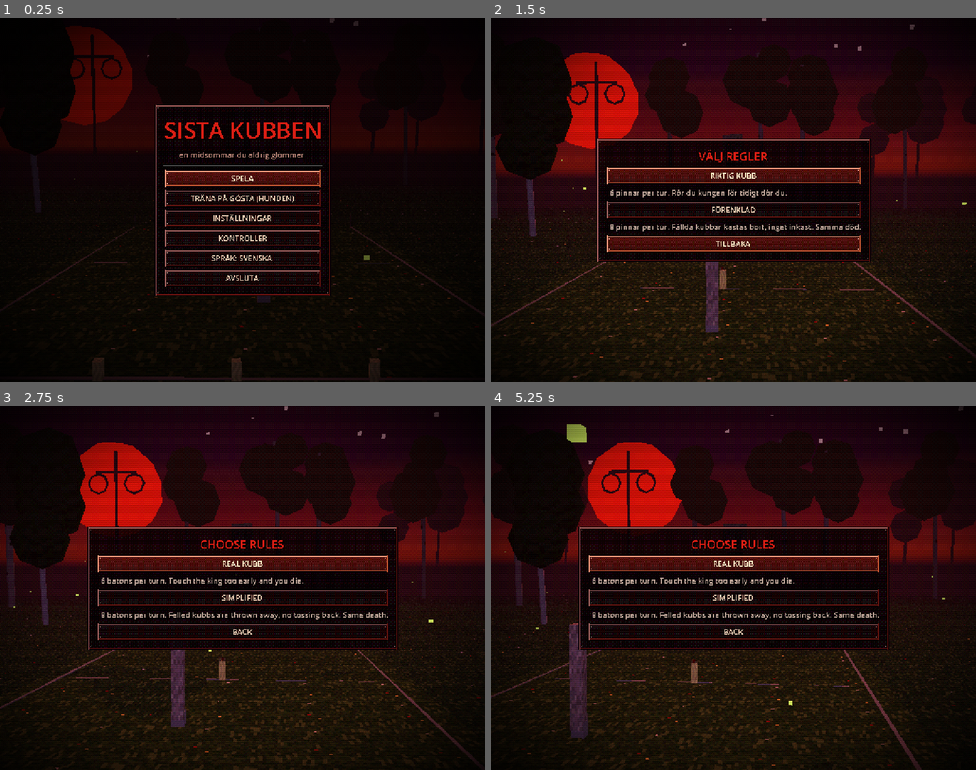
Above: before the commit, frames 1-4 (two rows, left to right).
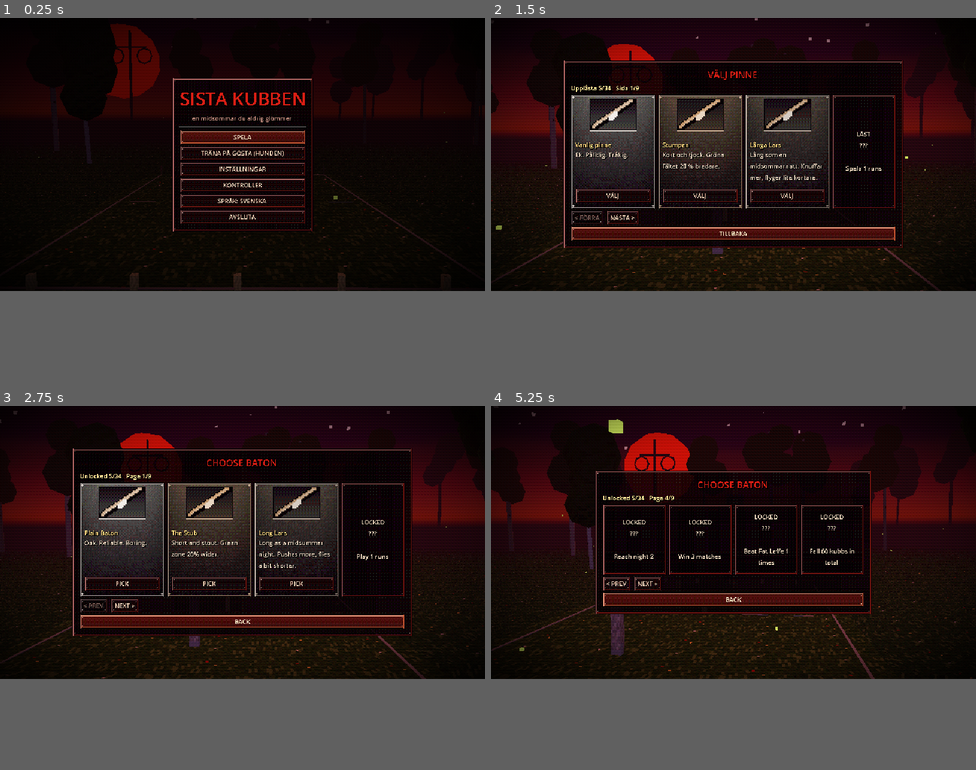
Above: after the commit, the same moments.

Repository: Mirmitee/Sista-kubben
Game: Godot game, scene res://scenes/main.tscn
Same seed, same stepped clock (60 frames per second), same inputs: the game is played once before the commit and once after it.
Inputs (mouse positions are in pixels of both pictures, inside the frame that each line leads up to):
- Up to frame 1 (0.25 s): no input
- Up to frame 2 (1.5 s): tap Enter at 0.5 s; move the mouse to (840, 181) at 0.52 s; hold D 0.53-1.25 s; hold F 0.53-1.25 s; click (840, 181) at 0.67 s; tap Space at 0.77 s; drag from (636, 218) to (709, 272) at 1.27 s
- Up to frame 3 (2.75 s): move the mouse to (291, 507) at 2.02 s; hold D from 2.03 s (still down); tap L at 2.1 s
- Up to frame 4 (5.25 s): release D at 2.75 s; click (617, 671) at 2.75 s, where only the run after the commit has a clickable "NEXT >"; click (646, 642) at 3.5 s, where only the run after the commit has a clickable "NEXT >"; click (646, 642) at 4.25 s, where only the run after the commit has a clickable "NEXT >"; drag from (709, 660) to (588, 533) at 5.02 s
In our replay, the window is 800x600 before the commit and 800x450 after it. These sizes can differ from the game's own. Grey fills any space a smaller window leaves; there, only what the larger window draws over its background counts as a difference.

The runs differ from the first frame. In frame 1, 18% of the frame differs, in the area x 0-100%, y 0-100%; in frame 2, 40%; in frame 3, 40%; in frame 4, 35%.

Commit message:
16:9: 640x360 internt, fönster 1920x1080 (exakt 3x), HUD omplacerad
Co-Authored-By: Claude Opus 5.5 <noreply@anthropic.com>
Claude-Session: https://claude.ai/code/session_019RpfzPmryS1zhhxqKo9KRJ

Diff:
--- a/project.godot
+++ b/project.godot
@@ -24,10 +24,10 @@
 
 [display]
 
-window/size/viewport_width=512
-window/size/viewport_height=384
-window/size/window_width_override=1152
-window/size/window_height_override=864
+window/size/viewport_width=640
+window/size/viewport_height=360
+window/size/window_width_override=1920
+window/size/window_height_override=1080
 window/stretch/mode="viewport"
 
 [gui]
--- a/scripts/ui/hud.gd
+++ b/scripts/ui/hud.gd
@@ -64,34 +64,34 @@
 	_play_root.set_anchors_preset(Control.PRESET_FULL_RECT)
 	_play_root.mouse_filter = Control.MOUSE_FILTER_IGNORE
 	add_child(_play_root)
-	_speech = _label(8, Color(0.95, 0.85, 0.75), Vector2(8, 6), Vector2(496, 40))
+	_speech = _label(8, Color(0.95, 0.85, 0.75), Vector2(8, 6), Vector2(560, 40))
 	_speech.autowrap_mode = TextServer.AUTOWRAP_WORD
-	_info = _label(8, Color(0.9, 0.9, 0.8), Vector2(8, 312))
-	_icons = _label(8, Color(0.95, 0.75, 0.5), Vector2(8, 300))
-	_hint = _label(8, Color(0.75, 0.6, 0.6), Vector2(8, 350))
-	_center = _label(12, Color(1.0, 0.3, 0.2), Vector2(0, 125), Vector2(512, 130))
+	_info = _label(8, Color(0.9, 0.9, 0.8), Vector2(8, 292))
+	_icons = _label(8, Color(0.95, 0.75, 0.5), Vector2(8, 280))
+	_hint = _label(8, Color(0.75, 0.6, 0.6), Vector2(8, 330))
+	_center = _label(12, Color(1.0, 0.3, 0.2), Vector2(0, 118), Vector2(640, 130))
 	_center.horizontal_alignment = HORIZONTAL_ALIGNMENT_CENTER
-	_flash = _label(14, Color(1.0, 0.85, 0.2), Vector2(0, 100), Vector2(512, 20))
+	_flash = _label(14, Color(1.0, 0.85, 0.2), Vector2(0, 96), Vector2(640, 20))
 	_flash.horizontal_alignment = HORIZONTAL_ALIGNMENT_CENTER
-	var ver := _label(8, Color(0.8, 0.15, 0.1), Vector2(418, 372))
-	ver.text = "SISTA KUBBEN v0.12"
-	_teeth = _label(8, Color(1.0, 0.95, 0.75), Vector2(294, 44), Vector2(210, 10))
+	var ver := _label(8, Color(0.8, 0.15, 0.1), Vector2(546, 349))
+	ver.text = "SISTA KUBBEN v0.13"
+	_teeth = _label(8, Color(1.0, 0.95, 0.75), Vector2(422, 40), Vector2(210, 10))
 	_teeth.horizontal_alignment = HORIZONTAL_ALIGNMENT_RIGHT
-	_cards = _label(8, Color(0.75, 0.7, 0.85), Vector2(314, 56), Vector2(190, 110))
+	_cards = _label(8, Color(0.75, 0.7, 0.85), Vector2(422, 52), Vector2(210, 120))
 	_cards.horizontal_alignment = HORIZONTAL_ALIGNMENT_RIGHT
-	_phase = _label(8, Color(1.0, 0.55, 0.3), Vector2(8, 286), Vector2(320, 10))
-	_banner = _label(12, Color(1.0, 0.8, 0.6), Vector2(0, 84), Vector2(512, 90))
+	_phase = _label(8, Color(1.0, 0.55, 0.3), Vector2(8, 266), Vector2(320, 10))
+	_banner = _label(12, Color(1.0, 0.8, 0.6), Vector2(0, 80), Vector2(640, 90))
 	_banner.horizontal_alignment = HORIZONTAL_ALIGNMENT_CENTER
 	_banner.autowrap_mode = TextServer.AUTOWRAP_WORD
 	_banner.modulate.a = 0.0
 	_build_score()
-	_toast = _label(8, Color(0.6, 1.0, 0.6), Vector2(0, 210), Vector2(512, 12))
+	_toast = _label(8, Color(0.6, 1.0, 0.6), Vector2(0, 200), Vector2(640, 12))
 	_toast.horizontal_alignment = HORIZONTAL_ALIGNMENT_CENTER
 	_toast.modulate.a = 0.0
 
 	# golf-kraftmätare: stapel med fyllning, söt punkt och toppmarkering
 	_meter_root = Control.new()
-	_meter_root.position = Vector2(376, 282)
+	_meter_root.position = Vector2(504, 266)
 	_play_root.add_child(_meter_root)
 	var mf := Panel.new()
 	mf.add_theme_stylebox_override("panel", Art.frame_style(Color(0.55, 0.15, 0.1), Color(0.05, 0.01, 0.02, 0.9), 16, 2))
@@ -120,11 +120,11 @@
 	_meter_peak.position = Vector2(1, -1)
 	_meter_peak.color = Color(1, 0.95, 0.6)
 	_meter_root.add_child(_meter_peak)
-	_meter_label = _label(8, Color(0.9, 0.8, 0.7), Vector2(376, 270))
+	_meter_label = _label(8, Color(0.9, 0.8, 0.7), Vector2(504, 254))
 
 	# precisionsmätare för mätarläget: smal grön mitt, gula sidor, röda kanter
 	_acc_root = Control.new()
-	_acc_root.position = Vector2(376, 296)
+	_acc_root.position = Vector2(504, 280)
 	_play_root.add_child(_acc_root)
 	for seg in [[0.0, 1.0, Color(0.55, 0.08, 0.05)], [0.075, 0.925, Color(0.75, 0.55, 0.15)], [0.3, 0.7, Color(0.6, 0.65, 0.2)], [0.41, 0.59, Color(0.25, 0.8, 0.3)]]:
 		var r := ColorRect.new()
@@ -153,8 +153,8 @@
 	dls.shadow_offset = Vector2(2, 2)
 	_death.label_settings = dls
 	_death.horizontal_alignment = HORIZONTAL_ALIGNMENT_CENTER
-	_death.position = Vector2(0, 110)
-	_death.size = Vector2(512, 170)
+	_death.position = Vector2(0, 100)
+	_death.size = Vector2(640, 170)
 	_death.modulate.a = 0.0
 	add_child(_death)
 	_fade = ColorRect.new()
@@ -271,7 +271,7 @@
 
 
 func teeth_popup(text: String) -> void:
-	var l := _label(8, Color(1.0, 0.95, 0.6), Vector2(364, 34), Vector2(140, 10))
+	var l := _label(8, Color(1.0, 0.95, 0.6), Vector2(492, 30), Vector2(140, 10))
 	l.horizontal_alignment = HORIZONTAL_ALIGNMENT_RIGHT
 	l.text = text
 	var tw := create_tween().set_parallel(true)
@@ -394,7 +394,7 @@
 		pc.texture_filter = CanvasItem.TEXTURE_FILTER_NEAREST
 		pc.custom_minimum_size = Vector2(140, 0)
 		pc.size = Vector2(140, 60)
-		pc.position = Vector2(520, 176)
+		pc.position = Vector2(648, 176)
 		pc.mouse_filter = Control.MOUSE_FILTER_IGNORE
 		var v := VBoxContainer.new()
 		v.add_theme_constant_override("separation", 1)
@@ -410,10 +410,10 @@
 		pc.scale = Vector2(0.05, 1.0)
 		var tw := create_tween()
 		tw.set_parallel(true)
-		tw.tween_property(pc, "position:x", 366.0, 0.3).set_trans(Tween.TRANS_BACK)
+		tw.tween_property(pc, "position:x", 494.0, 0.3).set_trans(Tween.TRANS_BACK)
 		tw.tween_property(pc, "scale:x", 1.0, 0.35).set_delay(0.1)
 		tw.chain().tween_interval(2.6)
-		tw.chain().tween_property(pc, "position:x", 520.0, 0.3)
+		tw.chain().tween_property(pc, "position:x", 648.0, 0.3)
 		await tw.finished
 		pc.queue_free()
 	_card_busy = false
@@ -435,7 +435,7 @@
 ## Håll Tab (eller Back på handkontrollen) för att se din lek.
 func show_deck(on: bool, his: Array = []) -> void:
 	if _deck_box == null:
-		_deck_box = _label(8, Color(0.95, 0.9, 0.8), Vector2(24, 52), Vector2(464, 240))
+		_deck_box = _label(8, Color(0.95, 0.9, 0.8), Vector2(24, 48), Vector2(592, 240))
 		_deck_box.autowrap_mode = TextServer.AUTOWRAP_WORD
 		var bg := Panel.new()
 		bg.add_theme_stylebox_override("panel", Art.frame_style(Color(0.6, 0.15, 0.1), Color(0.03, 0.0, 0.02, 0.92), 16, 4))
@@ -500,12 +500,12 @@
 	_choice_root.add_child(dim)
 	var head := _mk(12, Color(1.0, 0.85, 0.5), header)
 	head.position = Vector2(0, 62)
-	head.size = Vector2(512, 16)
+	head.size = Vector2(640, 16)
 	head.horizontal_alignment = HORIZONTAL_ALIGNMENT_CENTER
 	_choice_root.add_child(head)
-	var w := 170.0 if opts.size() <= 2 else 150.0
+	var w := 180.0 if opts.size() <= 2 else 168.0
 	var gap := 20.0 if opts.size() <= 2 else 12.0
-	var x0 := (512.0 - (w * opts.size() + gap * (opts.size() - 1))) * 0.5
+	var x0 := (640.0 - (w * opts.size() + gap * (opts.size() - 1))) * 0.5
 	for i in opts.size():
 		var c: Array = opts[i]
 		var btn := Button.new()
@@ -671,7 +671,7 @@
 	_tally_root.add_child(_flames)
 	_chips_lbl.text = "0"
 	_mult_lbl.text = "0"
-	_fast_lbl = _label(10, Color(1.0, 0.6, 0.3), Vector2(440, 254))
+	_fast_lbl = _label(10, Color(1.0, 0.6, 0.3), Vector2(568, 238))
 	_fast_lbl.text = ">> x3"
 	_fast_lbl.visible = false
 
@@ -771,12 +771,12 @@
 func big(text: String, col: Color) -> void:
 	var wait := 0.7 * _big_n
 	_big_n += 1
-	var l := _label(14, col, Vector2(0, 160), Vector2(512, 20))
+	var l := _label(14, col, Vector2(0, 150), Vector2(640, 20))
 	l.modulate.a = 0.0
 	l.horizontal_alignment = HORIZONTAL_ALIGNMENT_CENTER
 	l.autowrap_mode = TextServer.AUTOWRAP_WORD
 	l.text = text
-	l.pivot_offset = Vector2(256, 10)
+	l.pivot_offset = Vector2(320, 10)
 	l.scale = Vector2.ONE * 1.8
 	l.rotation = randf_range(-0.15, 0.15)
 	var tw := create_tween()
--- a/scripts/ui/menu.gd
+++ b/scripts/ui/menu.gd
@@ -426,7 +426,7 @@
 			show_page("slot"))
 	# runor: förstärkningar, utgåvor, sigill för en av dina kubbar
 	var rrow := HFlowContainer.new()
-	rrow.custom_minimum_size.x = 480
+	rrow.custom_minimum_size.x = 600
 	_box.add_child(rrow)
 	var rl := Label.new()
 	rl.text = _t("RUNOR:", "RUNES:")
@@ -444,7 +444,7 @@
 		rrow.add_child(rb)
 	# ödesleken: köp nya ödeskort, bränn dåliga
 	var frow := HFlowContainer.new()
-	frow.custom_minimum_size.x = 480
+	frow.custom_minimum_size.x = 600
 	_box.add_child(frow)
 	var fl := Label.new()
 	fl.text = _t("ÖDESLEK %d kort:", "FATE DECK %d cards:") % Run.fate_deck.size()
@@ -482,7 +482,7 @@
 		show_page("shop"))
 	row2.add_child(rr)
 	var row3 := HFlowContainer.new()
-	row3.custom_minimum_size.x = 480
+	row3.custom_minimum_size.x = 600
 	_box.add_child(row3)
 	for i in Run.cards.size():
 		var id: String = Run.cards[i]
@@ -532,7 +532,7 @@
 	_title(_t("DIN ÖDESLEK", "YOUR FATE DECK"), 14)
 	_text(_t("Tänder %d. Bränn ett kort för 2 tänder (minst 2 kort kvar).", "Teeth %d. Burn a card for 2 teeth (at least 2 cards remain).") % Run.teeth, Color(1.0, 0.9, 0.6))
 	var row := HFlowContainer.new()
-	row.custom_minimum_size.x = 460
+	row.custom_minimum_size.x = 580
 	_box.add_child(row)
 	var burned := {}
 	for id in Run.fate_deck:
@@ -683,7 +683,7 @@
 		var b := Button.new()
 		b.text = Cards.fate_title(id) + ": " + Cards.fate_desc(id)
 		b.autowrap_mode = TextServer.AUTOWRAP_WORD
-		b.custom_minimum_size = Vector2(440, 0)
+		b.custom_minimum_size = Vector2(560, 0)
 		b.pressed.connect(func():
 			Run.fate_deck.append(id)
 			Run.fate_pile.append(id)
@@ -729,7 +729,7 @@
 	if Run.slots_used() > 0:
 		_text(_t("Begrav ett kort från en kubb (förbannade ger 3 tänder):", "Bury a card from a kubb (cursed ones give 3 teeth):"))
 		var row := HFlowContainer.new()
-		row.custom_minimum_size.x = 460
+		row.custom_minimum_size.x = 580
 		_box.add_child(row)
 		for i in Run.cards.size():
 			var id: String = Run.cards[i]
